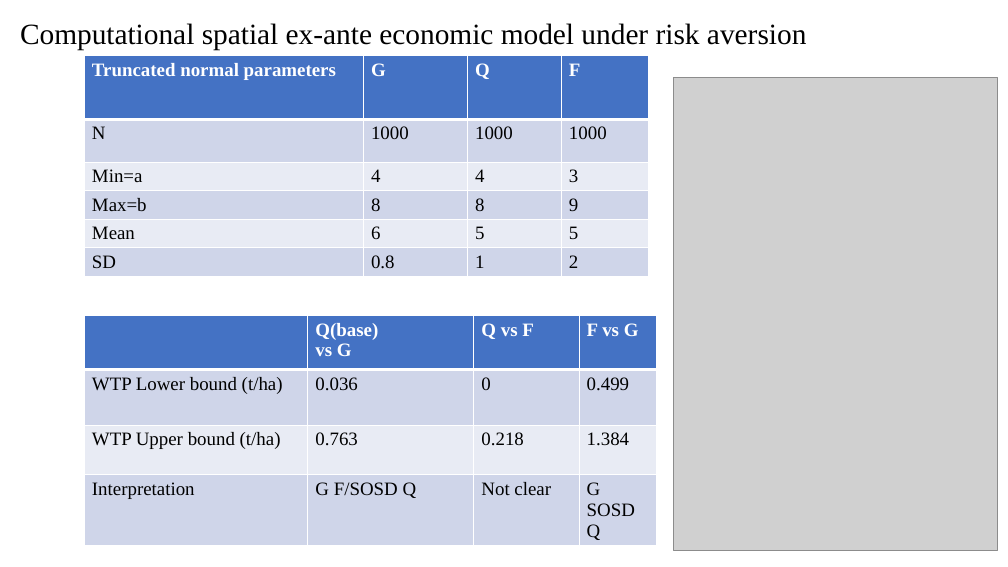
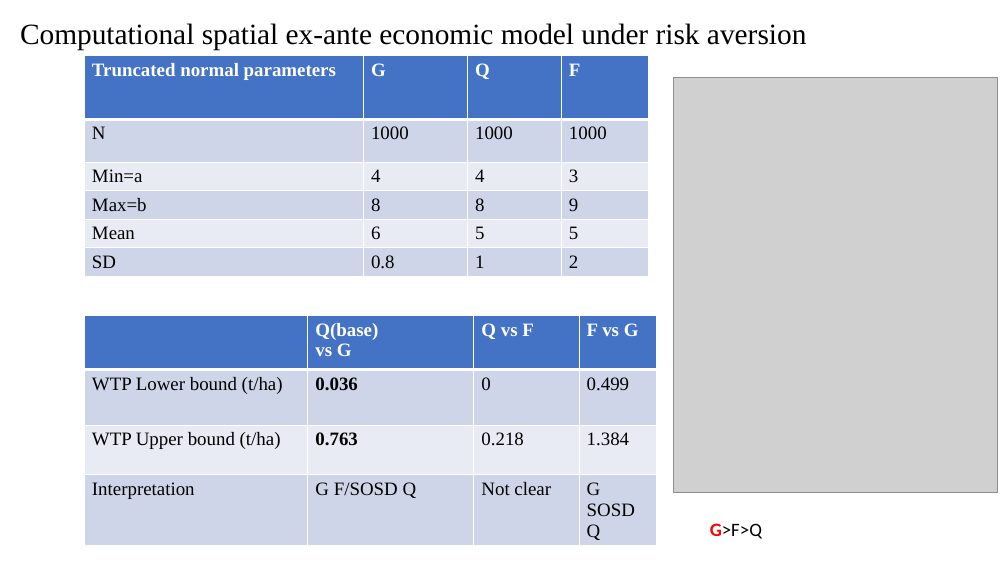
Before and after one commit to AntonUrfels/econ-sims-bihar, a slide deck: slide 8 of Planting date strategies under risk considerations_IGP_v2.pptx. Drawn at 1008x567 pixels with LibreOffice and Linux fonts; fonts in the diff are those of the drawing; grey boxes stand for pictures. Boxes give left, top, right and bottom in pixels: in the first picture for what was removed or moved away, otherwise in the second. Text is boxed around its words. In the diff, an @@ line names an element or a change of style, - is before the commit and + after.

```diff
--- a/Planting date strategies under risk considerations_IGP_v2.pptx
+++ b/Planting date strategies under risk considerations_IGP_v2.pptx
@@ picture resized from (x1=673, y1=78, x2=998, y2=551) to (x1=673, y1=78, x2=998, y2=492) @@
@@ table at (x1=85, y1=315, x2=658, y2=551) @@
@@ bold on in "0.036", "0.763" @@
@@ text added at (x1=710, y1=523, x2=762, y2=539), 18 pt, text #000000 @@
+G>F>Q
```
Also in this commit, not shown: 2 other slides changed, 1 slide added, 2 slides removed, 4 other files.
